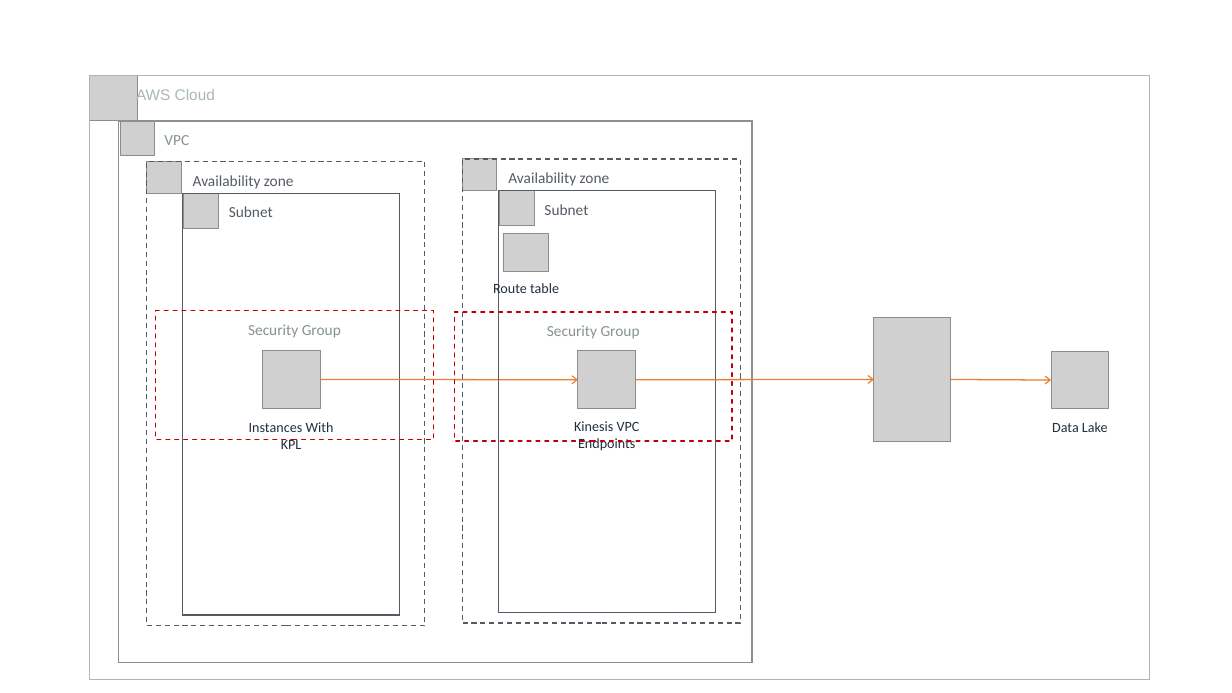
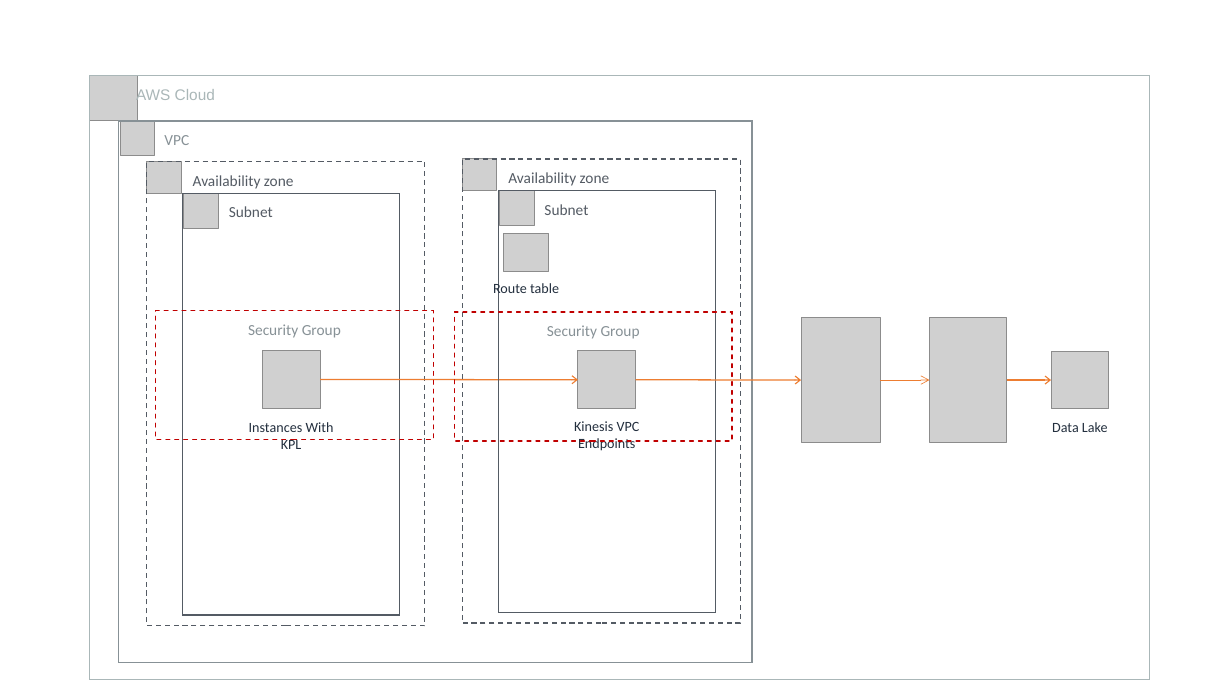
Before and after one commit to aws-samples/aws-dbs-refarch-datalake, a slide deck: slide 4 of src/datalake_reference_architecture.pptx. Drawn at 1232x693 pixels with LibreOffice and Linux fonts; fonts in the diff are those of the drawing; grey boxes stand for pictures. Boxes give left, top, right and bottom in pixels: in the first picture for what was removed or moved away, otherwise in the second. Text is boxed around its words. In the diff, an @@ line names an element or a change of style, - is before the commit and + after.

```diff
--- a/src/datalake_reference_architecture.pptx
+++ b/src/datalake_reference_architecture.pptx
@@ picture added at bbox=[801, 318, 880, 443] @@
@@ picture: place and size @@
-picture at bbox=[874, 317, 951, 442]
+picture at bbox=[930, 318, 1006, 443]
@@ arrow moved from (636, 380) - (874, 380) to (636, 380) - (801, 380) @@
@@ arrow added from (880, 380) to (930, 380), #ED7D31 0.5 pt @@
@@ arrow moved from (951, 380) - (1052, 380) to (1006, 380) - (1052, 380) @@
```
Also in this commit, not shown: 1 other slide changed, 3 other files.
